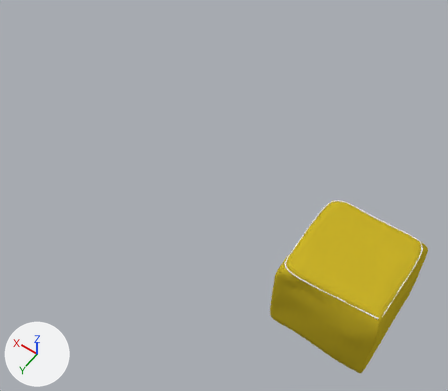
A saved change to the Blender file File di blender/Andrea/puff cubico loops.blend.
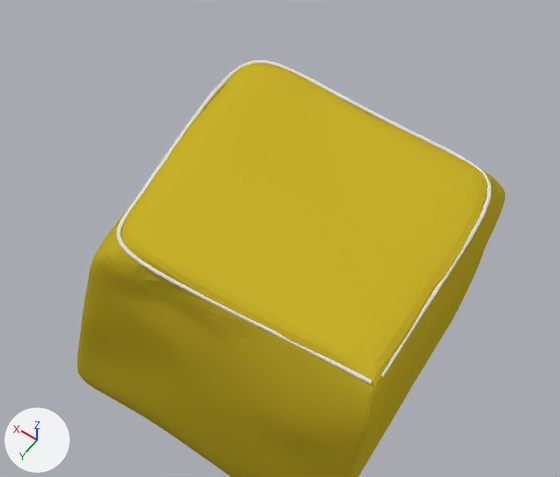
The first picture shows the older version from a 50 mm lens placed at (-0.41, 5.81, 9.17), pointed at (3.14, 0.85, 1.38). The close-ups show both versions on the part from 54% to 100% of the width and 46% to 91% of the height of that picture; other places that the commit changed are outside them. The axes (+X, +Y, +Z) are drawn at lower left. The lights are the same throughout.
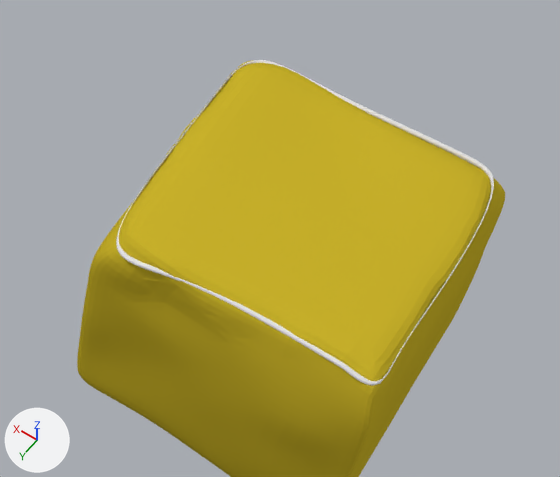
ob_beziercurve_001 is not drawn itself; it is used by a modifier of ob_circle_001.

Pixel boxes (x1, y1, x2, y2) of what changed, in the close-ups (560 x 477 px):
'Circle.001', moved (not visible afterwards): before (117, 60, 491, 384)
'Circle.000', added: after (116, 60, 494, 385)

The change, as a list of edits to the scene's bpy script:
```text
Add cu_nurbspath:
    cu_nurbspath = bpy.data.curves.new('NurbsPath', 'CURVE')
    cu_nurbspath.dimensions = '3D'
    _sp = cu_nurbspath.splines.new('NURBS'); _sp.points.add(17)
    _sp.points.foreach_set('co', [-4.361, 1.458, -0.0682, 1.0, -4.13, 1.268, -0.0586, 1.0, -4.217, 0.949, -0.0491, 1.0, -4.333, 0.442, -0.0291, 1.0, -4.13, -0.0669, -0.0519, 1.0, -3.394, -0.0619, -0.0531, 1.0, -0.646, -0.0223, -0.0479, 1.0, 1.288, -0.0309, -0.0827, 1.0, 3.189, -0.0805, -0.0971, 1.0, 3.003, 0.343, -0.0515, 1.0, 3.104, 0.766, -0.0759, 1.0, 3.12, 1.162, -0.0974, 1.0, 2.961, 1.503, -0.119, 1.0, 2.028, 1.514, -0.09, 1.0, 0.515, 1.425, -0.0387, 1.0, -3.301, 1.436, -0.0385, 1.0, -3.301, 1.436, -0.0385, 1.0, -3.301, 1.436, -0.0385, 1.0])
    _sp.order_u = 5
    _sp.order_v = 0
    _sp.use_cyclic_u = True
    cu_nurbspath.use_path = True
    cu_nurbspath.use_path_clamp = True
    cu_nurbspath.bevel_resolution = 0
    cu_nurbspath.fill_mode = 'HALF'
Change ob_beziercurve_001:
    ob_beziercurve_001.location: (0.694, 1.654, 1.739) -> (5.561, 1.654, 2.96)
Change ob_circle_001:
    ob_circle_001.location: (0.694, 1.619, 1.739) -> (5.561, 1.619, 2.96)
Add ob_circle_000:
    ob_circle_000 = bpy.data.objects.new('Circle.000', me_circle_001.copy())  # the mesh of ob_circle_001
    ob_circle_000.location = (0.974, 0.134, 1.773)
    ob_circle_000.rotation_euler = (0.0, 1.571, 0.0)  # degrees (0, 90, 0)
    ob_circle_000.scale = (1.01, 1.01, 1.01)
    _m = ob_circle_000.modifiers.new('Array', 'ARRAY')
    _m.count = 82
    _m.curve = ob_nurbspath
    _m.constant_offset_displace = (0.0, 0.0, 0.0)
    _m.relative_offset_displace = (0.0, 0.0, 1.0)
    _m = ob_circle_000.modifiers.new('Curve', 'CURVE')
    _m.object = ob_nurbspath
Add ob_nurbspath:
    ob_nurbspath = bpy.data.objects.new('NurbsPath', cu_nurbspath)
    ob_nurbspath.location = (0.974, 0.134, 1.773)
    ob_nurbspath.scale = (0.211, 1.0, 1.0)
```
